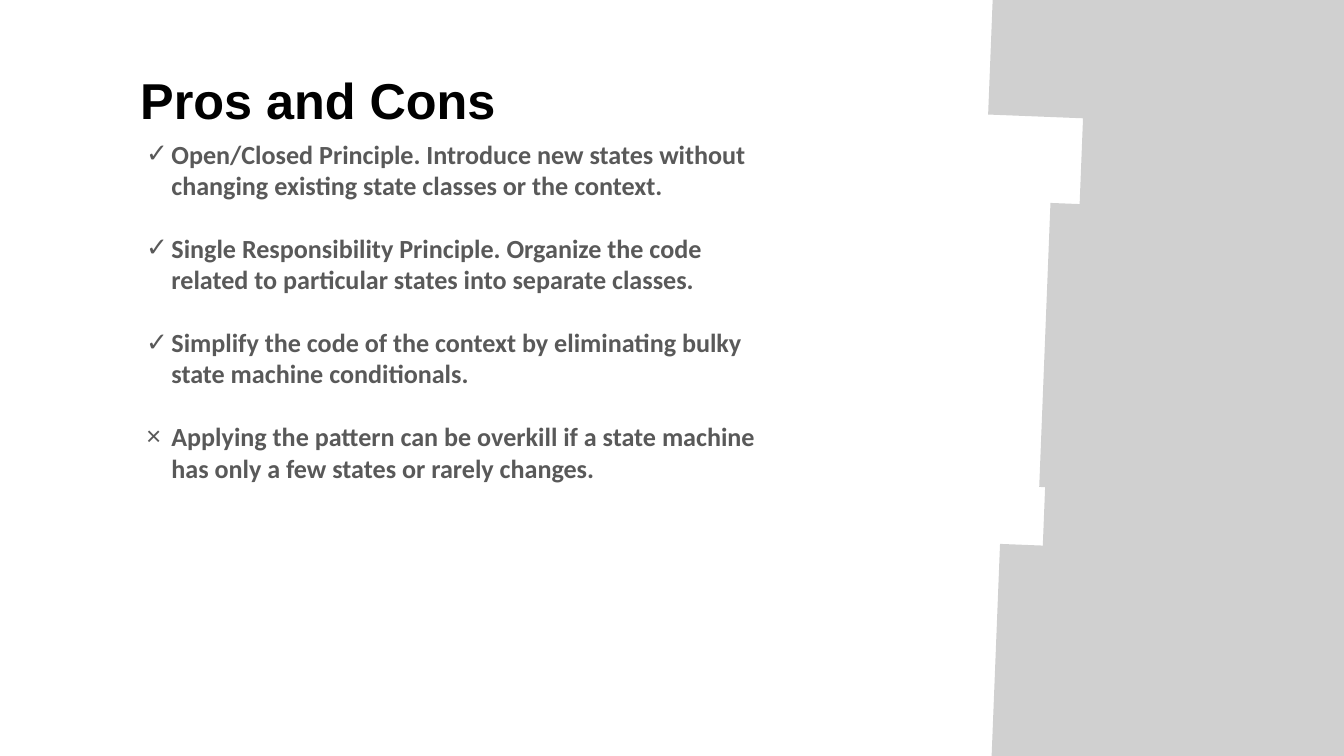
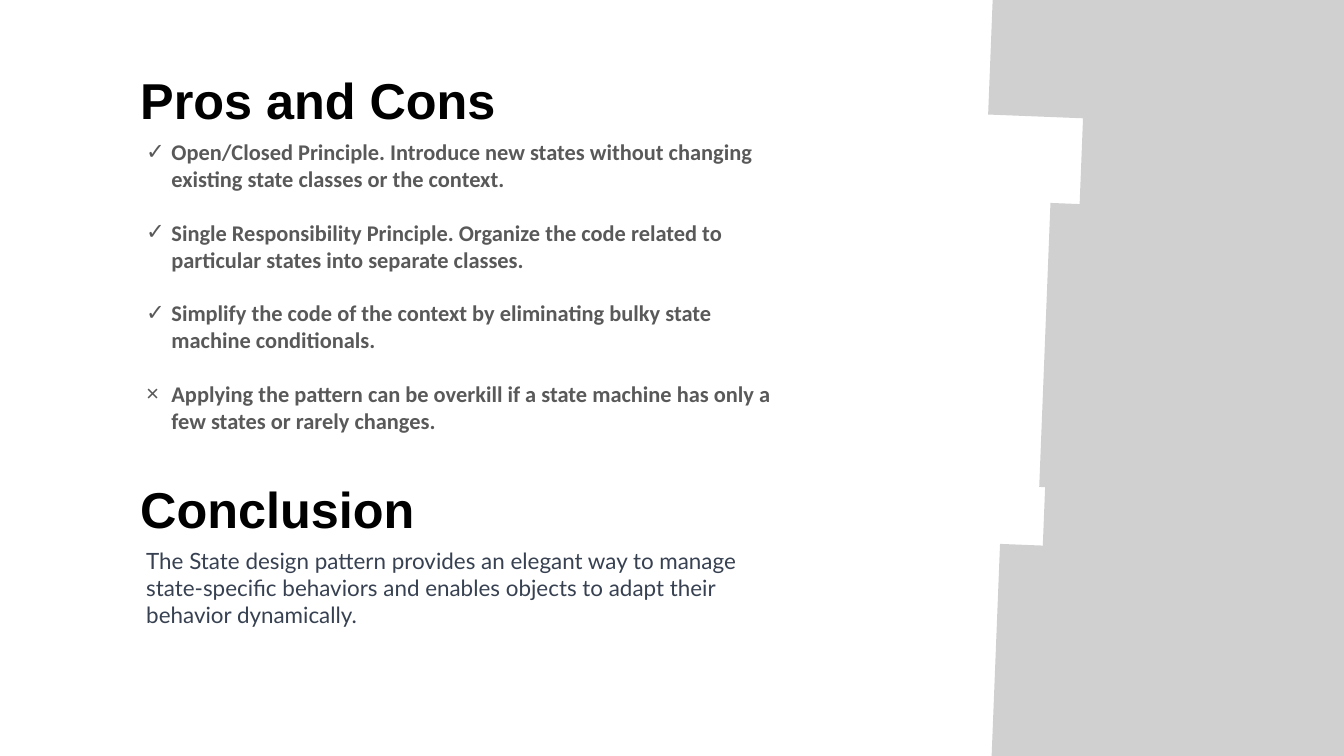
Before and after one commit to imdeni/designpattern, a slide deck: slide 7 of State.pptx (slide 6 before the commit). Drawn at 1344x756 pixels with LibreOffice and Linux fonts; fonts in the diff are those of the drawing; grey boxes stand for pictures. Boxes give left, top, right and bottom in pixels: in the first picture for what was removed or moved away, otherwise in the second. Text is boxed around its words. In the diff, an @@ line names an element or a change of style, - is before the commit and + after.

```diff
--- a/State.pptx
+++ b/State.pptx
@@ text "Open/Closed Principle. Introduce new states ..." at <box>171,144,770,433</box>: size 28 to 24 pt @@
@@ text added at <box>140,491,414,529</box>, 54 pt, text #000000, bold @@
+Conclusion
@@ text added at <box>146,552,735,627</box>, 24 pt, text #374151 @@
+The State design pattern provides an elegant way to manage state-specific behaviors and enables objects to adapt their behavior dynamically.
```
Also in this commit, not shown: 3 other slides changed, 2 slides added, 1 slide removed, 14 other files.
